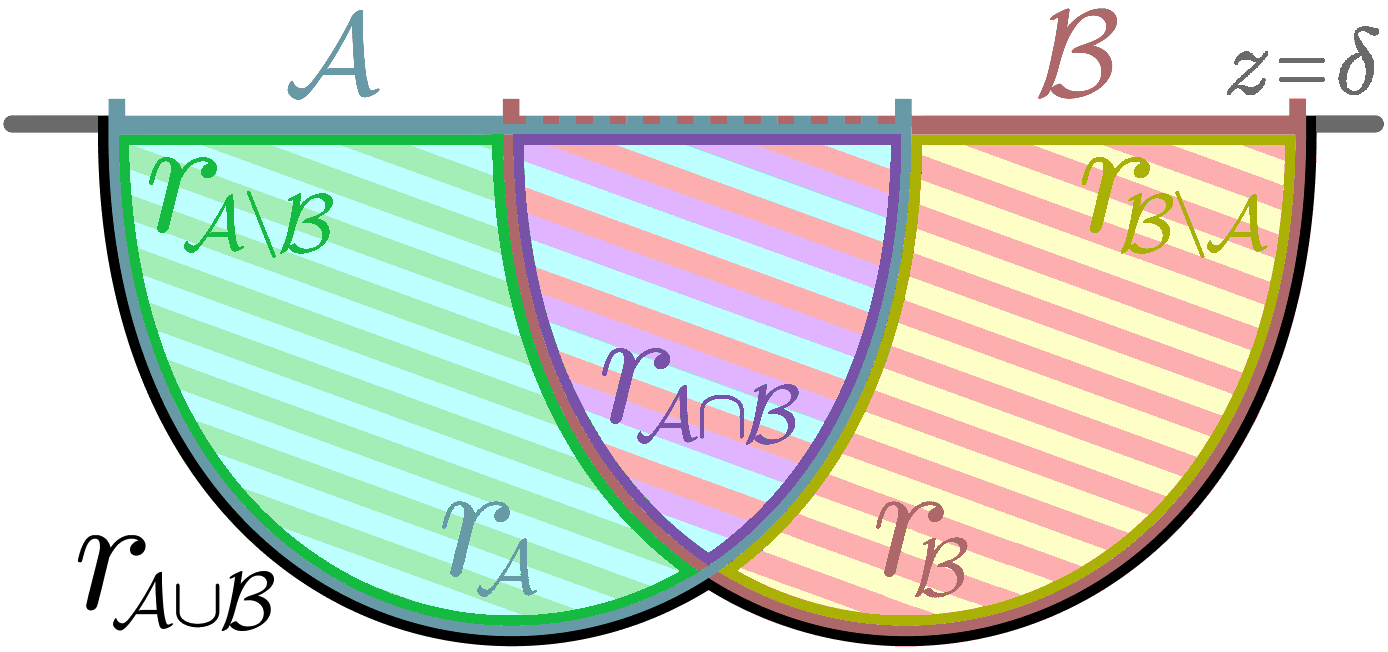
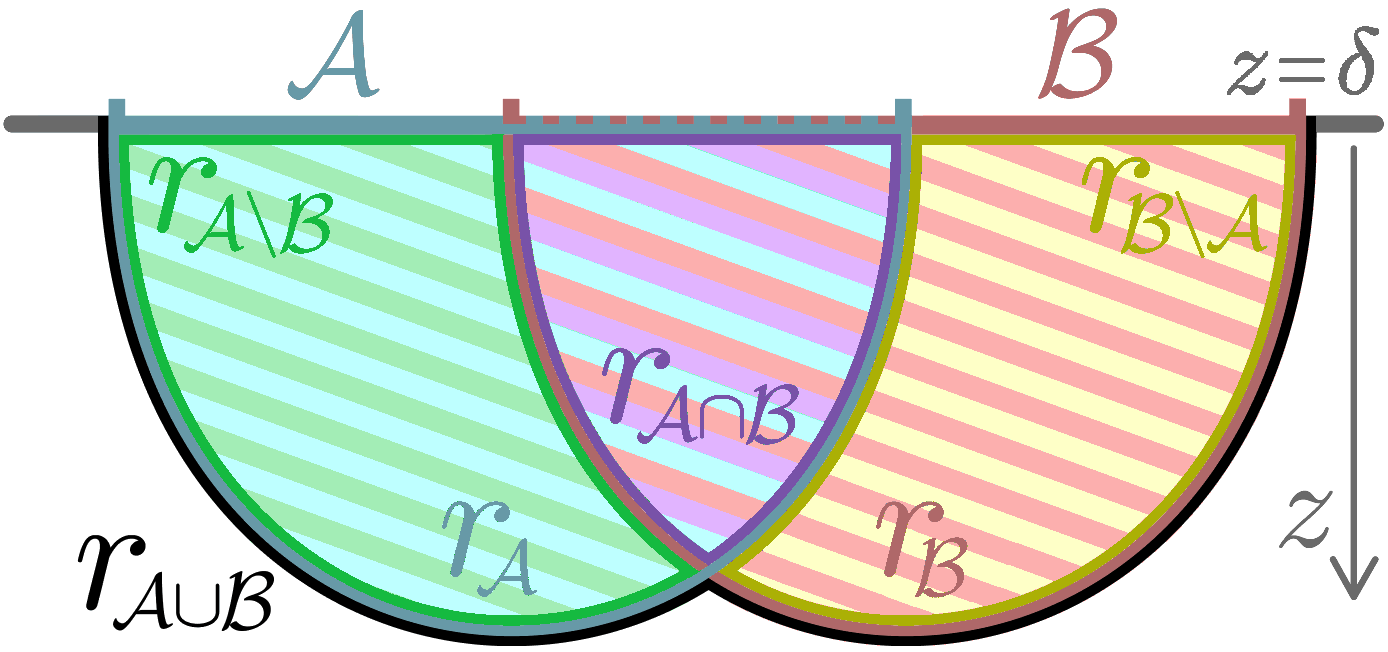
Before/after of a (1388, 652) layered artwork. What changed in the layer stack:
renamed "Capa enganxada #2" to "Fons #1", painted on it over (x1=878, y1=145, x2=1379, y2=600)
removed layer "Capa enganxada #4" over (x1=1092, y1=198, x2=1249, y2=252)
removed layer "SS.PNG" over (x1=501, y1=145, x2=1379, y2=647)
